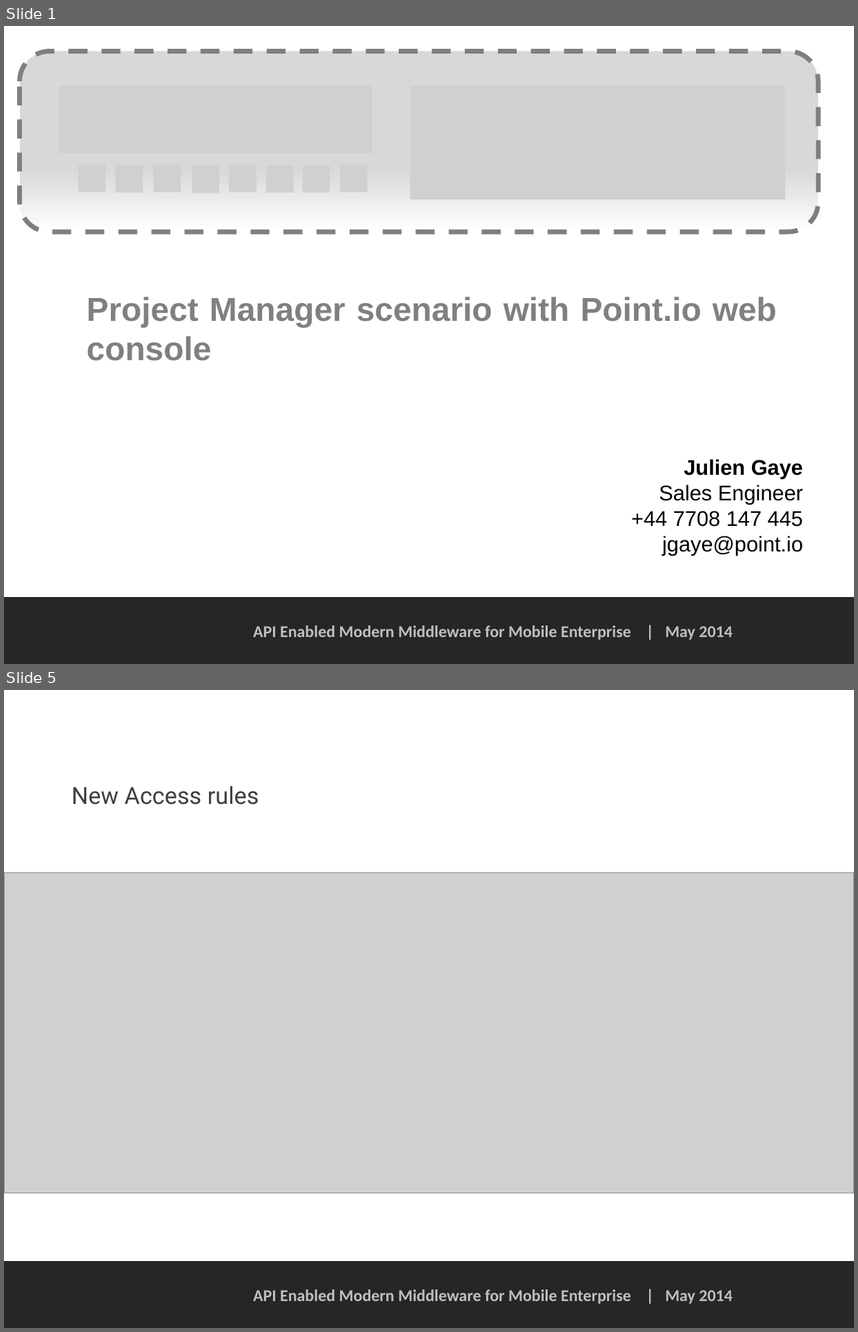
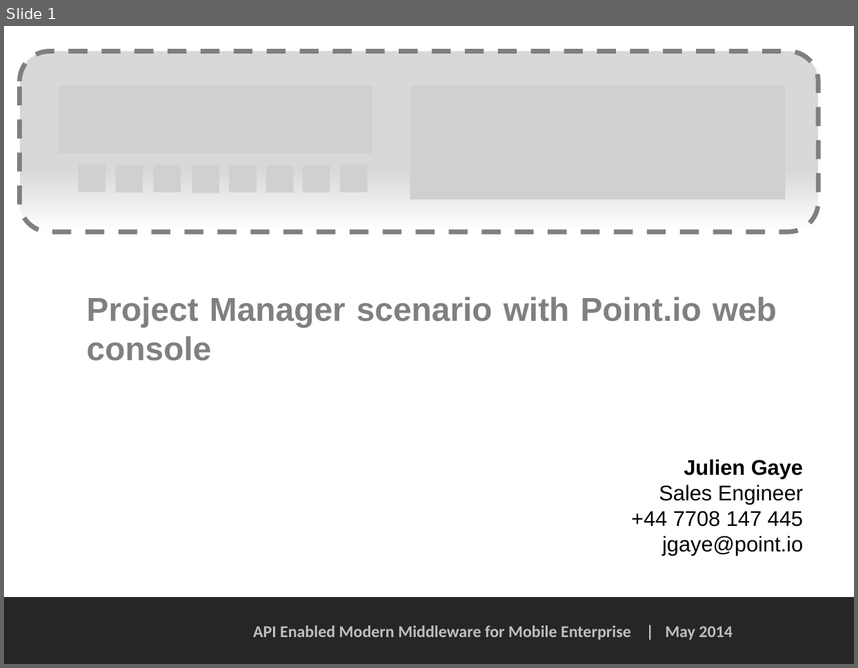
Before and after one commit to PointIO/Documentation, a slide deck: web console doc/Project Manager scenario - web console.pptx. Shown one above the other, each under a label of ours: slides 1 and 5 before the commit, slide 1 after it; the slides between them are not shown. The pictures are 858x1332 and 858x668 pixels, drawn with LibreOffice and Linux fonts; fonts in the diff are those of the drawing; grey boxes stand for pictures; background and template pictures are left out. Boxes give left, top, right and bottom in pixels: in the first picture for what was removed or moved away, otherwise in the second. Text is boxed around its words. In the diff, an @@ line names an element or a change of style, - is before the commit and + after.

```diff
--- a/web console doc/Project Manager scenario - web console.pptx
+++ b/web console doc/Project Manager scenario - web console.pptx
@@ slide 5 removed at box(4, 690, 854, 1328), background #FFFFFF; not listed: 2 template elements that a slide beside it also shows @@
@@ title removed at box(72, 786, 259, 805) @@
-New Access rules
@@ picture removed at box(4, 873, 854, 1192) @@
```
Also in this commit, not shown: 1 slide changed, 15 slides added, 15 other slides removed, 1 other file.
